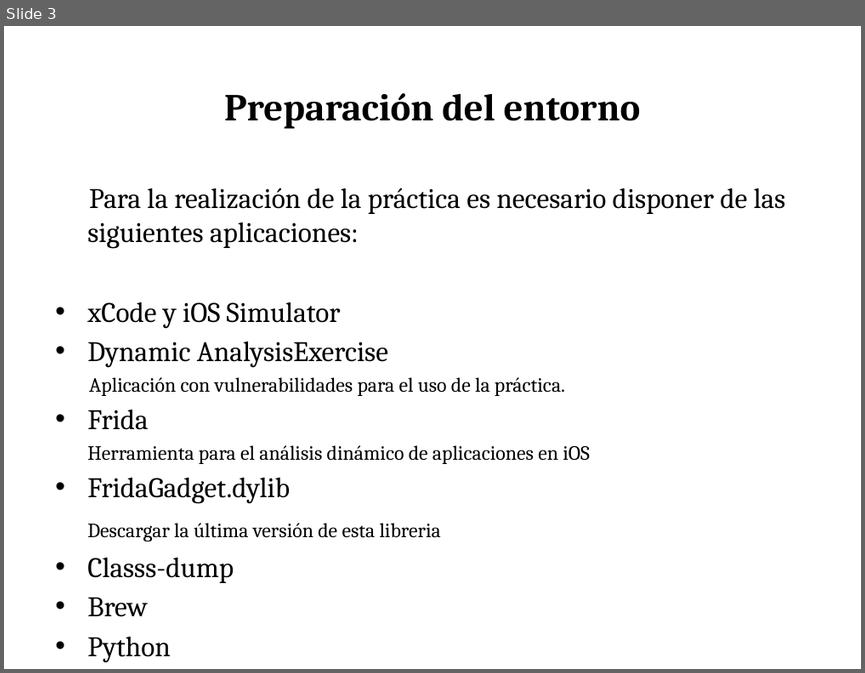
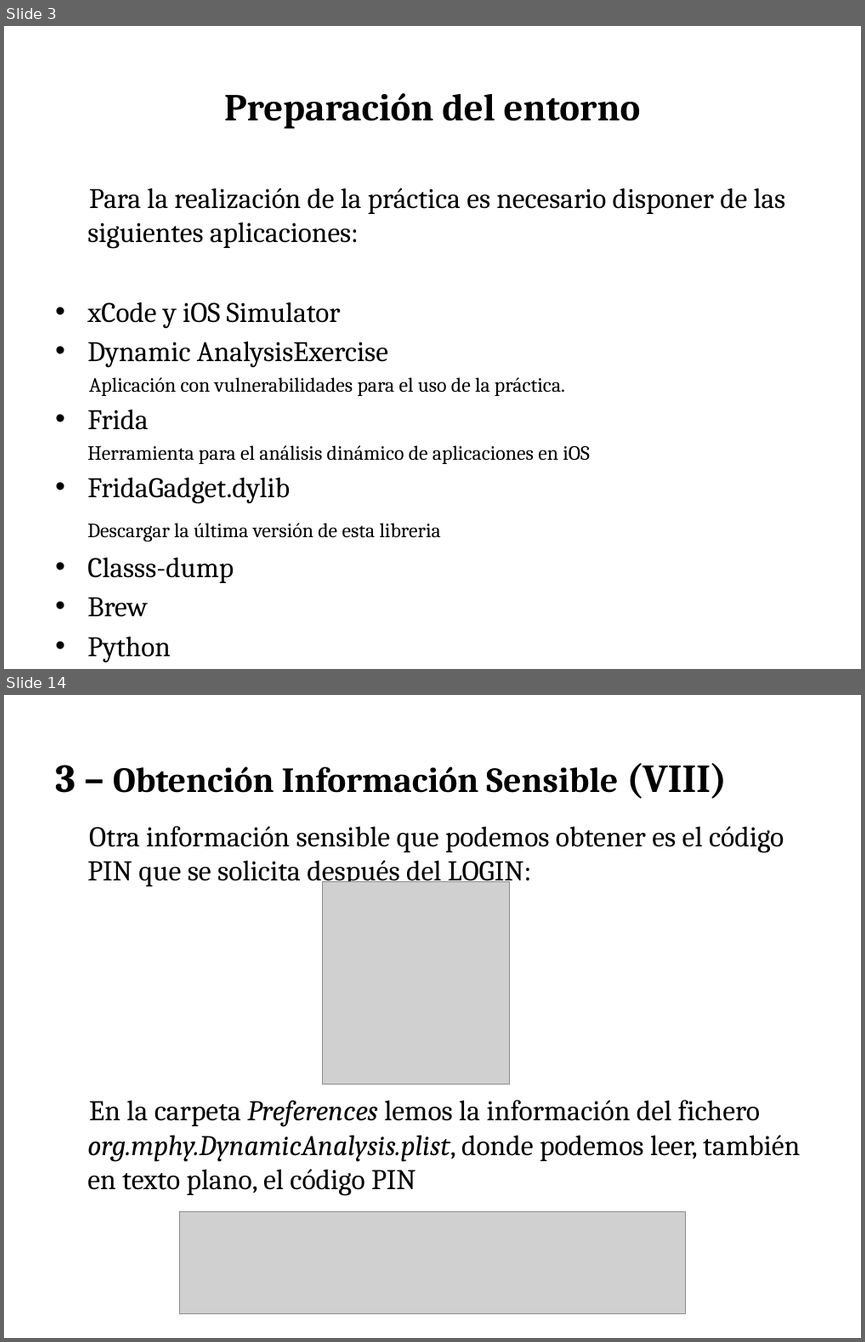
Before and after one commit to press1key/Sistemas-Ubicuos, a slide deck: Cybersecurity Management UPC - Sistemas Ubicuos iOS.pptx. Shown one above the other, each under a label of ours: slide 3 before the commit, slides 3 and 14 after it; the slides between them are not shown. The pictures are 865x673 and 865x1342 pixels, drawn with LibreOffice and Linux fonts; fonts in the diff are those of the drawing; grey boxes stand for pictures. Boxes give left, top, right and bottom in pixels: in the first picture for what was removed or moved away, otherwise in the second. Text is boxed around its words. In the diff, an @@ line names an element or a change of style, - is before the commit and + after.

```diff
--- a/Cybersecurity Management UPC - Sistemas Ubicuos iOS.pptx
+++ b/Cybersecurity Management UPC - Sistemas Ubicuos iOS.pptx
@@ slide 14 added at (4,695,861,1338), background #FFFFFF @@
@@ text added at (55,763,726,799), 29.6 pt, text #000000, bold @@
+3 – Obtención Información Sensible (VIII)
@@ text added at (87,826,800,1196), 24 pt, text #000000 @@
+Otra información sensible que podemos obtener es el código PIN que se solicita después del LOGIN:
+En la carpeta Preferences lemos la información del fichero org.mphy.DynamicAnalysis.plist, donde podemos leer, también en texto plano, el código PIN
@@ picture added at (322,882,510,1084) @@
@@ picture added at (180,1212,685,1314) @@
```
Also in this commit, not shown: 1 slide changed, 12 other slides added.
